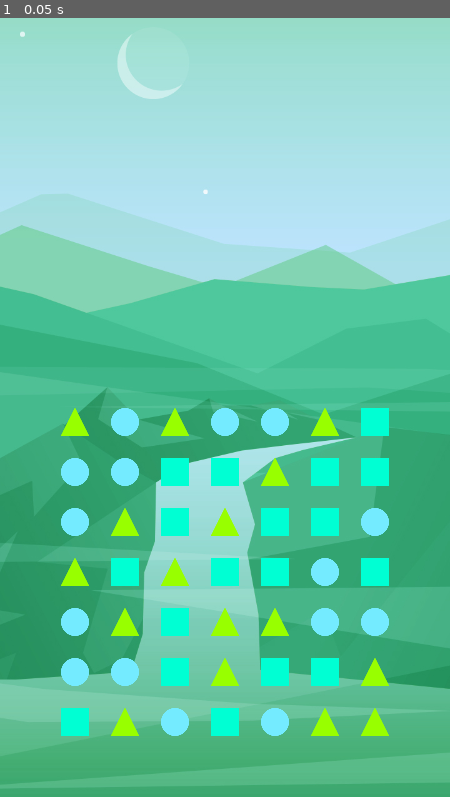
Above: before the commit, frame 1.
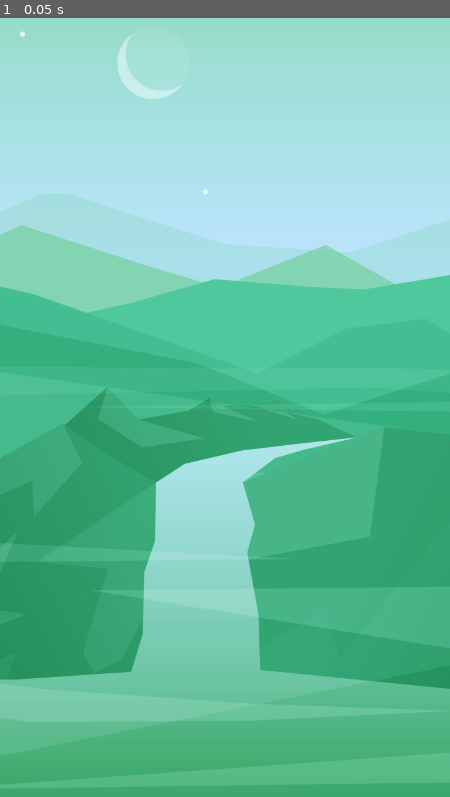
Above: after the commit, the same moment.

Repository: Harold-Kalvin/negatex
Game: Godot game, scene res://scenes/Main.tscn
Same seed, same stepped clock (60 frames per second), same inputs: the game is played once before the commit and once after it.
Inputs:
- Up to frame 1 (0.05 s): no input

The runs differ from the first frame. In frame 1, 8.6% of the frame differs, in the area x 13-87%, y 50-93%.
Error after the commit: Parse Error: Variable "possible_tiles" already exists in this class (at line: 18). (res://scripts/Grid.gd:34)

Commit message:
refactor

Diff:
--- a/scripts/Grid.gd
+++ b/scripts/Grid.gd
@@ -13,6 +13,13 @@
 
 # tile zone size
 var offset = 80
+
+# different types of tiles
+var possible_tiles = [
+    preload("res://scenes/tiles/CircleTile.tscn"),
+    preload("res://scenes/tiles/SquareTile.tscn"),
+    preload("res://scenes/tiles/TriangleTile.tscn"),
+]
 
 # will contain all the tiles
 var grid = []
